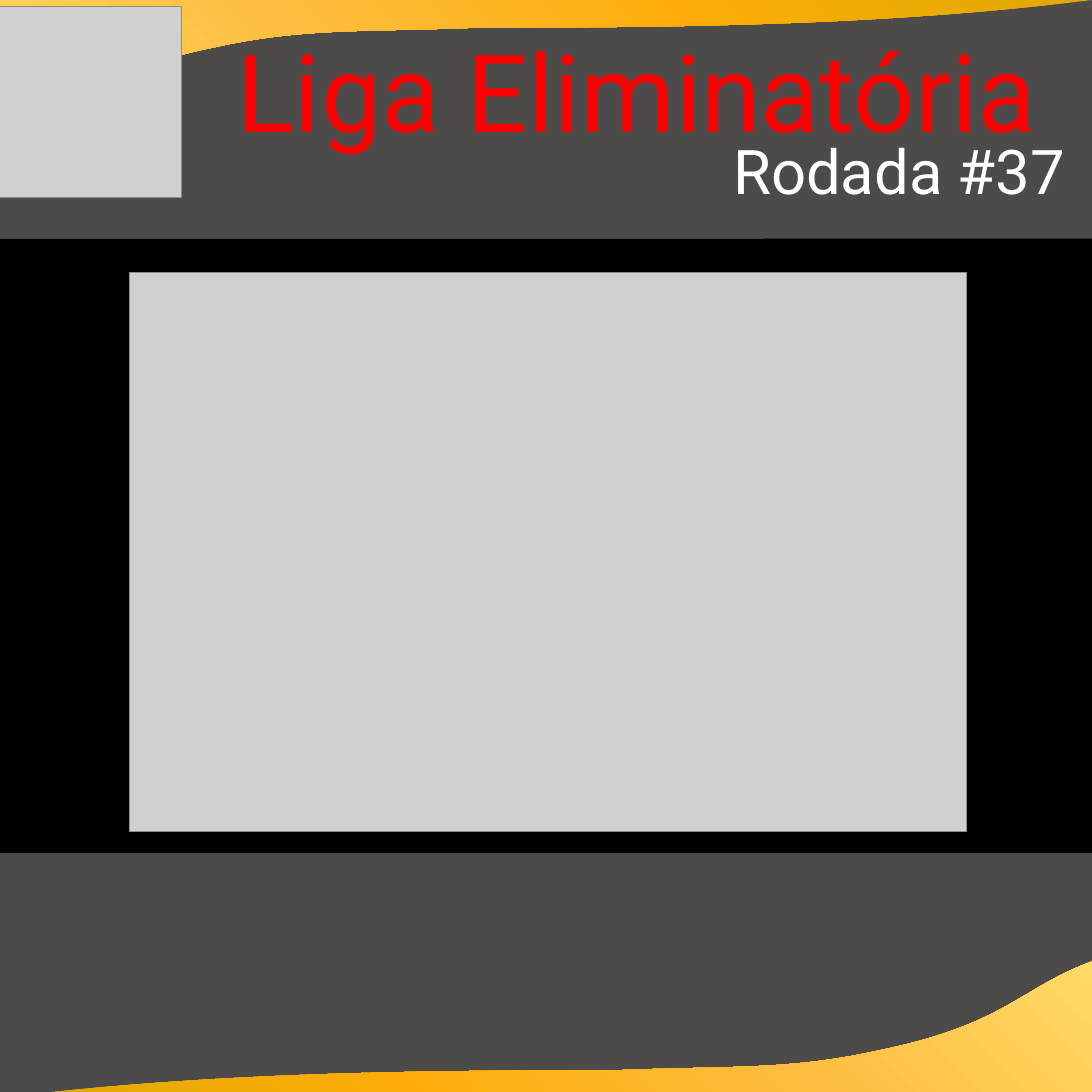
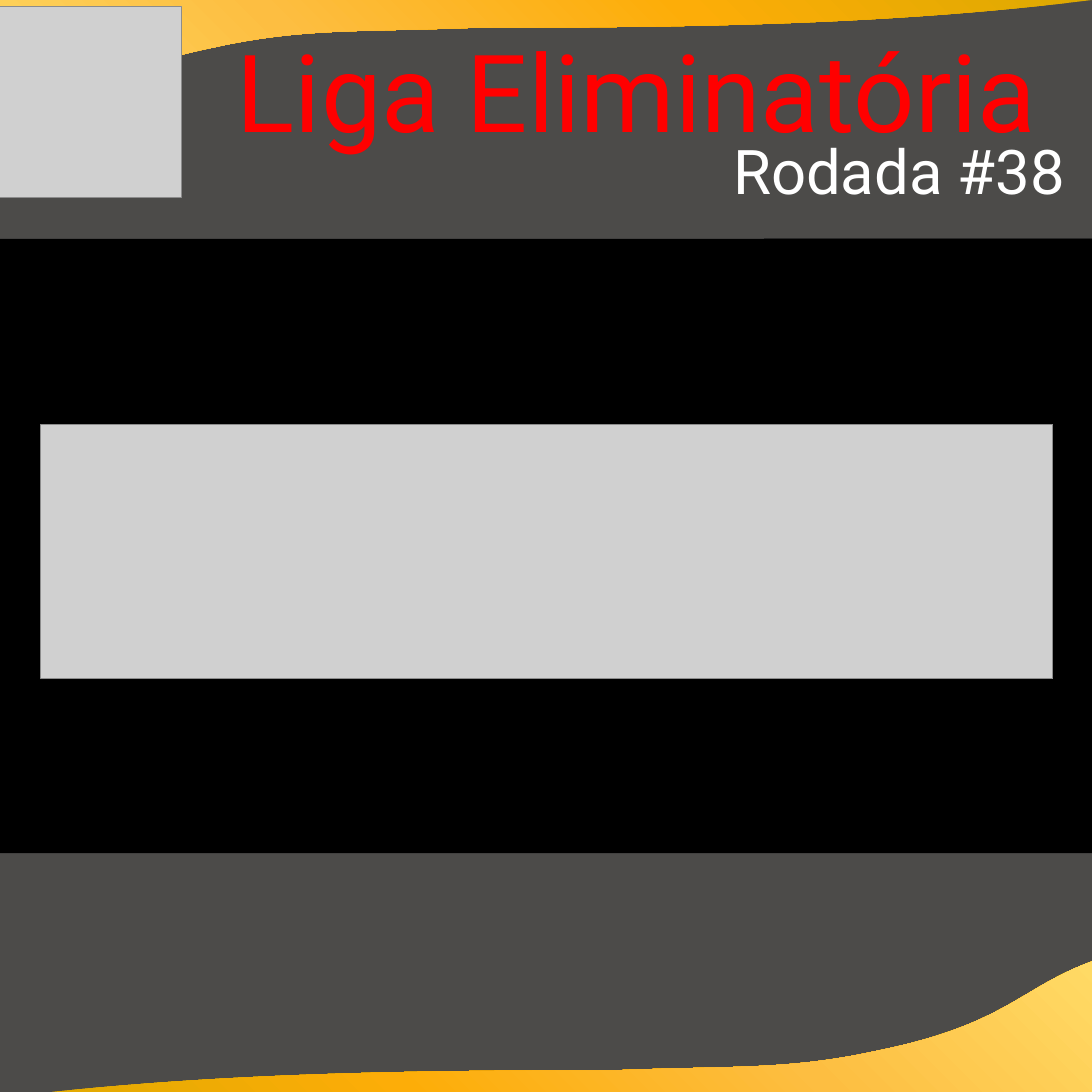
Before and after one commit to cknakayama/automacao_ligaroletarussa2021, a slide deck: slide 9 of Informativos.pptx. Drawn at 1092x1092 pixels with LibreOffice and Linux fonts; fonts in the diff are those of the drawing; grey boxes stand for pictures; background and template pictures are left out. Boxes give left, top, right and bottom in pixels: in the first picture for what was removed or moved away, otherwise in the second. Text is boxed around its words. In the diff, an @@ line names an element or a change of style, - is before the commit and + after.

Commit message:
rodada 38

```diff
--- a/Informativos.pptx
+++ b/Informativos.pptx
@@ text at [733, 148, 1065, 195]: text changed @@
-Rodada #37
+Rodada #38
@@ picture removed at [129, 273, 967, 832] @@
@@ picture added at [41, 424, 1053, 680] @@
```
Also in this commit, not shown: 4 other slides changed, 4 other files.
